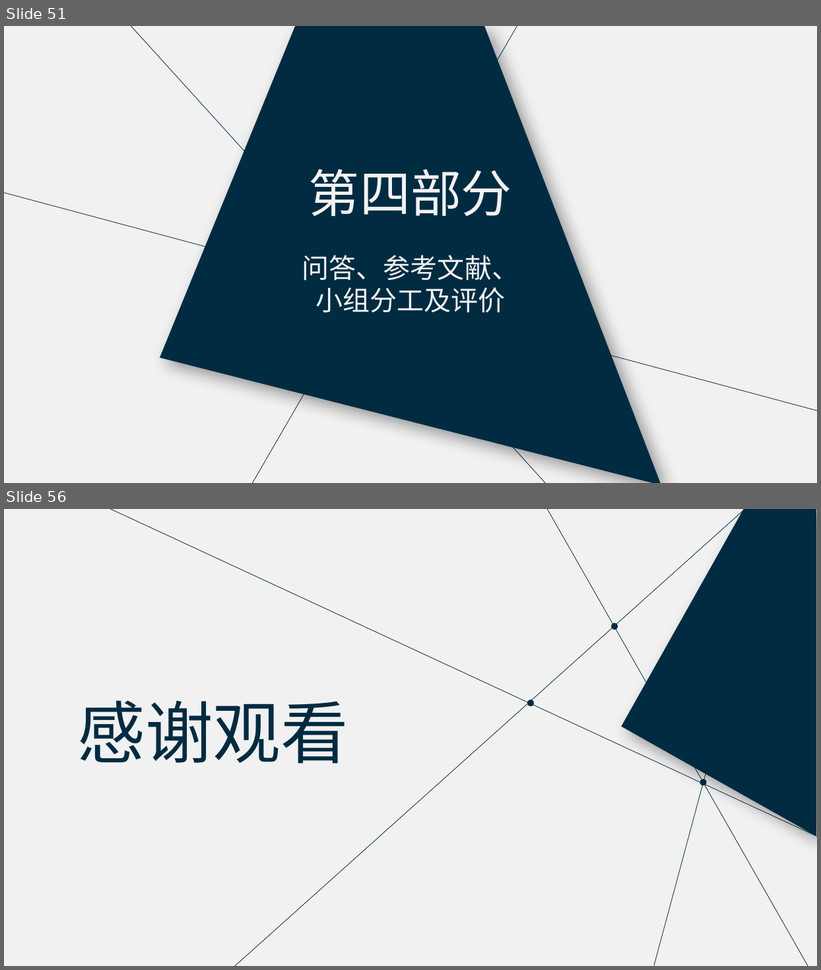
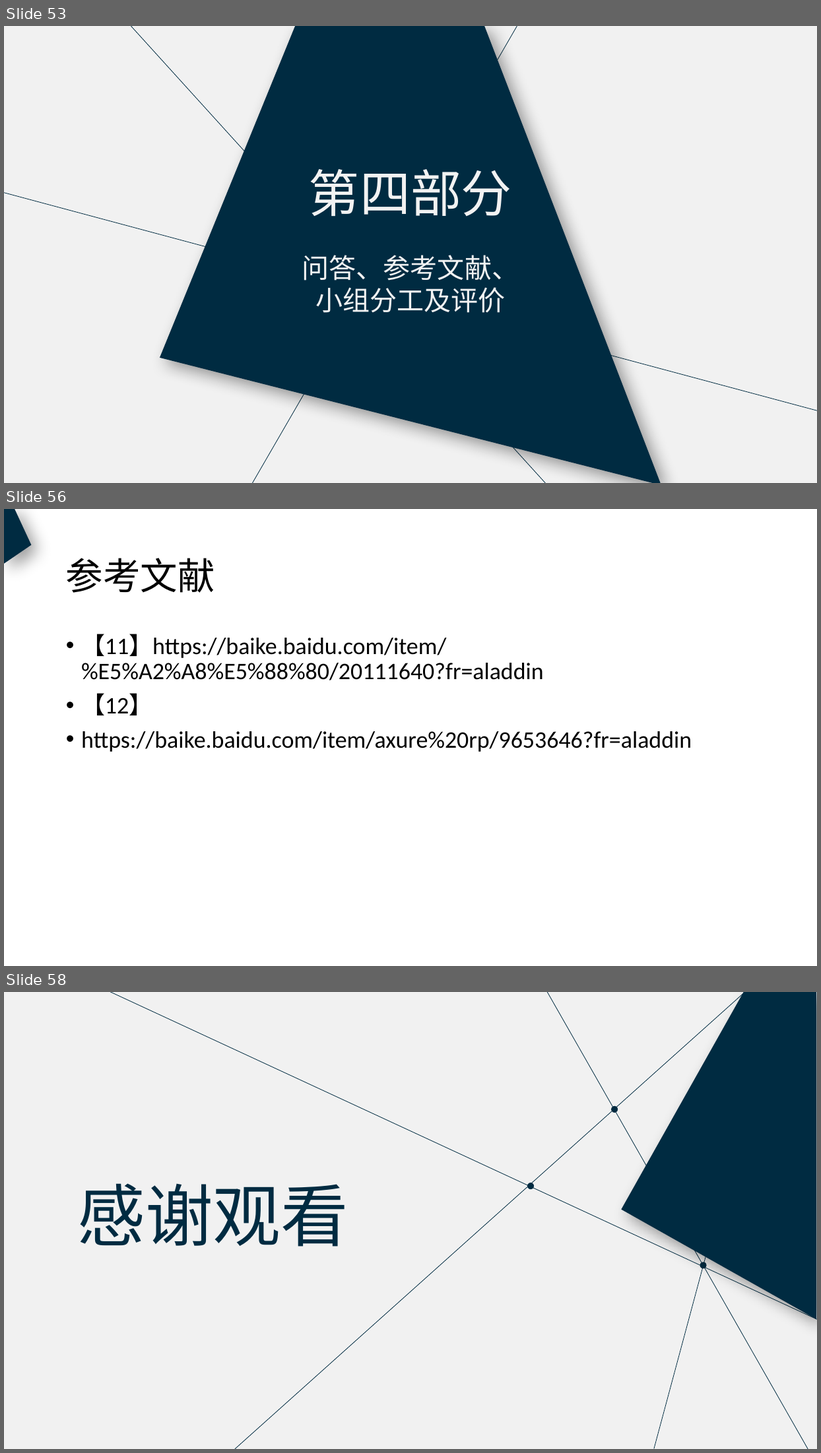
Before and after one commit to PRD2018-G18/PRD2018, a slide deck: 非受控文档/过程文档/UML基础2/UML基础2.pptx. Shown one above the other, each under a label of ours: slides 51 and 56 before the commit, slides 53, 56 and 58 after it; the slides between them are not shown. The pictures are 821x970 and 821x1453 pixels, drawn with LibreOffice and Linux fonts; fonts in the diff are those of the drawing. Boxes give left, top, right and bottom in pixels: in the first picture for what was removed or moved away, otherwise in the second. Text is boxed around its words. In the diff, an @@ line names an element or a change of style, - is before the commit and + after.

```diff
--- a/非受控文档/过程文档/UML基础2/UML基础2.pptx
+++ b/非受控文档/过程文档/UML基础2/UML基础2.pptx
@@ slide 56 added at [4, 509, 817, 966], background #FFFFFF @@
@@ freeform shape added at [4, 509, 32, 564], fill #002B41 @@
@@ title added at [66, 558, 215, 593], 44 pt, text #000000 @@
+参考文献
@@ text added at [81, 634, 692, 752], 28 pt, text #000000 @@
+• 【11】https://baike.baidu.com/item/%E5%A2%A8%E5%88%80/20111640?fr=aladdin
+• 【12】
+• https://baike.baidu.com/item/axure%20rp/9653646?fr=aladdin
@@ what was slide 51 is now slide 53 @@
@@ what was slide 56 is now slide 58 @@
```
Also in this commit, not shown: 25 slides changed, 2 other slides added, 1 slide removed.
